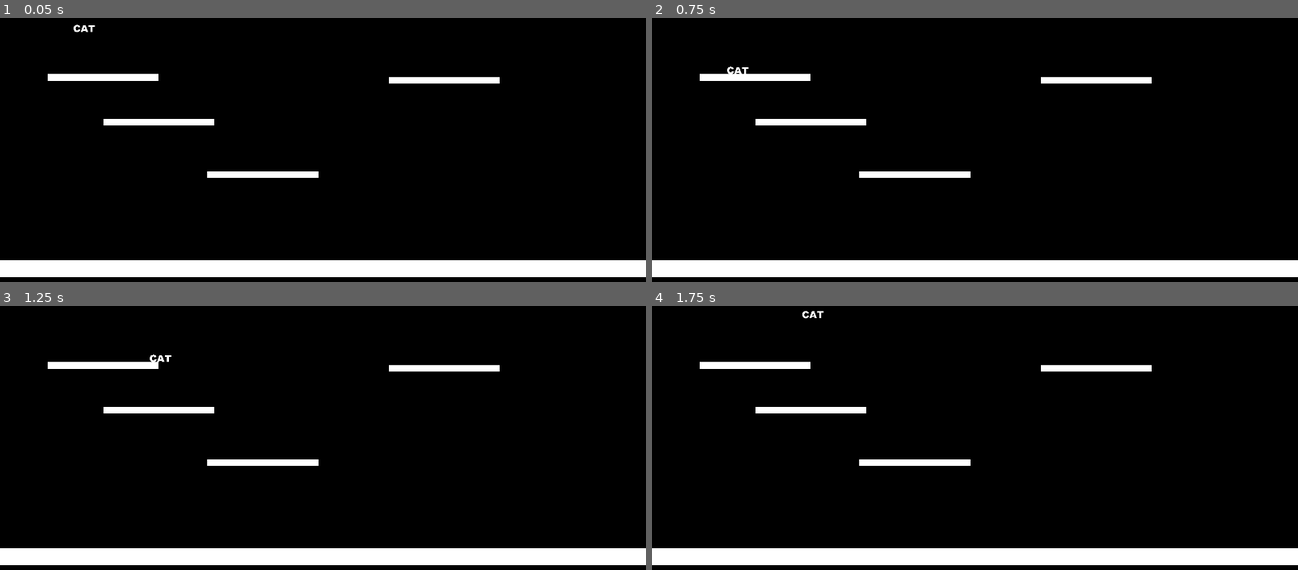
Above: before the commit, frames 1-4 (two rows, left to right).
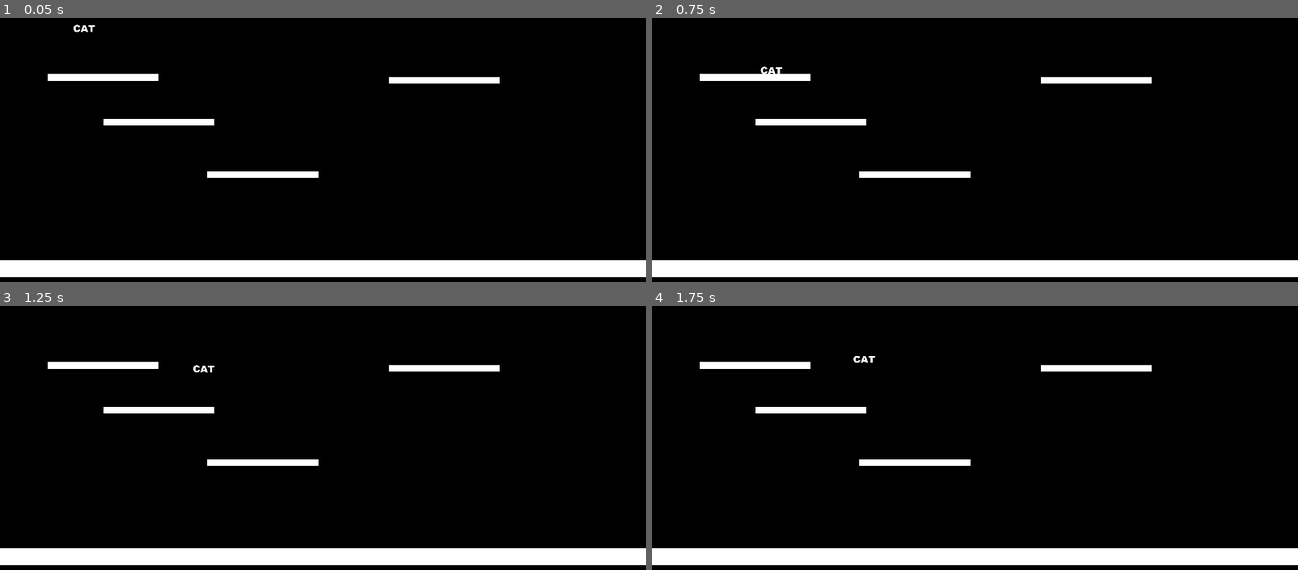
Above: after the commit, the same moments.

Repository: TeamName-FIOLTR/BWgamejam2022
Game: Godot game, scene res://scenes/levels/test dont look/you mad man/collision test level yeah.tscn
The game is run twice, just before and just after one commit, with the same random seed, the same clock (stepped at 60 frames per second) and the same inputs. The project has no main scene, so this scene is started directly.
Inputs:
- Up to frame 1 (0.05 s): no input
- Up to frame 2 (0.75 s): tap Enter at 0.5 s; hold D (move_right) from 0.53 s (still down)
- Up to frame 3 (1.25 s): keep holding D (move_right); tap Space (jump) at 0.77 s
- Up to frame 4 (1.75 s): release D (move_right) at 1.28 s; hold S (move_down) from 1.28 s (still down); tap Space (jump) at 1.52 s

Frame 1 is identical in both runs. In frame 2, 0.1% of the frame differs, in the area x 11-21%, y 18-22%; in frame 3, 0.1%; in frame 4, 0.1%.

Commit message:
i literally fixed like half the bugs with a single line of code
move_and_slide() forever, live long

Diff:
--- a/assets/scripts/Player.gd
+++ b/assets/scripts/Player.gd
@@ -41,6 +41,7 @@
 		var hit_volume = linear2db(velocity.length()/3000)
 #		velocity = velocity-velocity.project(collision.normal)
 		velocity = velocity.slide(collision.normal)
+		move_and_slide(velocity,collision.normal)
 		if dropping:
 #			print("gonna start playing")
 			var pitch = lerp(0.9,1.1,randf())
